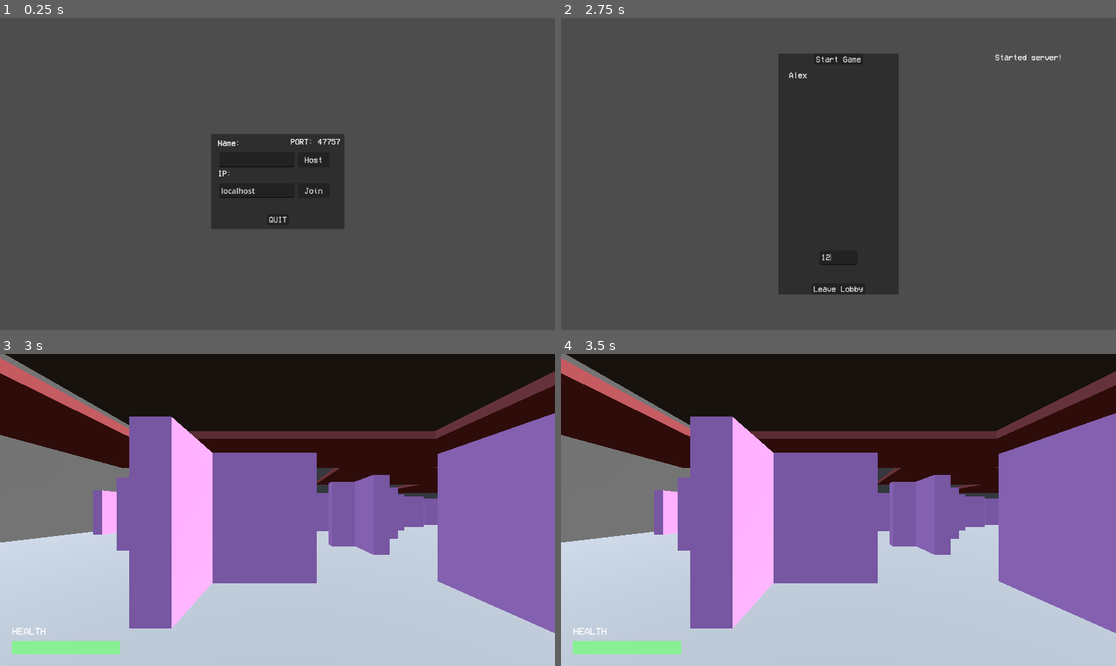
Above: before the commit, frames 1-4 (two rows, left to right).
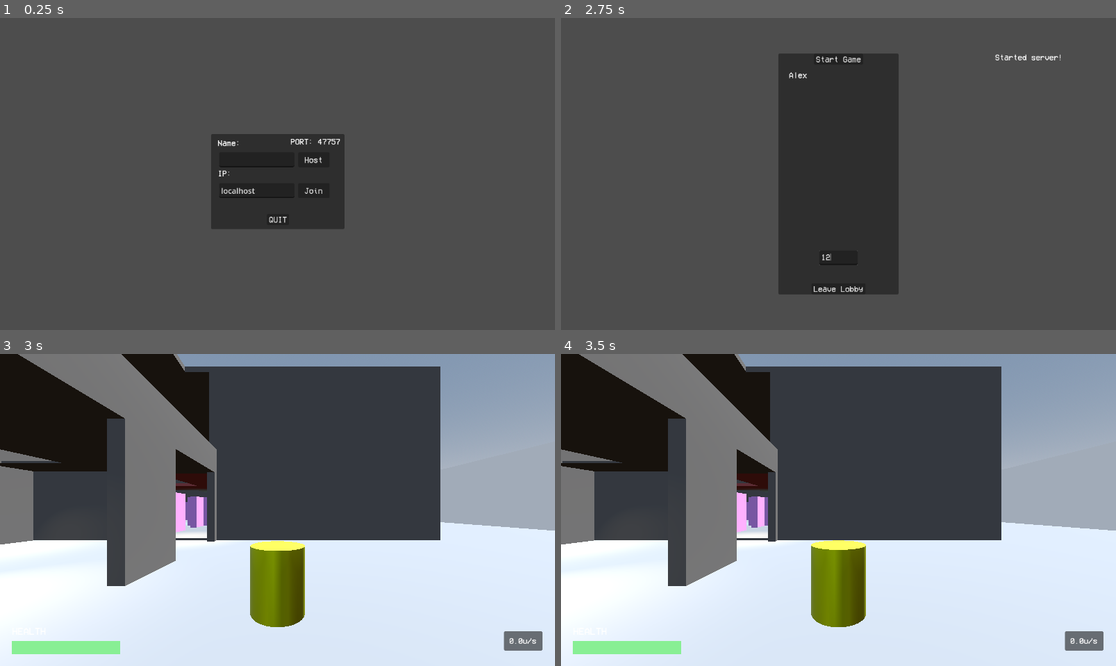
Above: after the commit, the same moments.

Repository: ts-scik/goop-gun
Game: Godot game, scene res://Prefabs/main_scene.tscn
Same seed, same stepped clock (60 frames per second), same inputs: the game is played once before the commit and once after it. The engine's default icon, where the game draws it, is replaced by a stand-in: a white triangle on a blue panel in a dark square.
Inputs (mouse positions are in pixels of both pictures, inside the frame that each line leads up to):
- Up to frame 1 (0.25 s): no input
- Up to frame 2 (2.75 s): click (816, 158) at 0.52 s; type "Alex" at 0.6 s; click "Host" at 1.25 s; click (838, 258) at 2.02 s; type "12" at 2.1 s
- Up to frame 3 (3 s): click "Start Game" at 2.75 s
- Up to frame 4 (3.5 s): no input

Frames 1-2 are identical in both runs. In frame 3, 92% of the frame differs, in the area x 0-100%, y 0-100%; in frame 4, 92%.

Commit message:
sorta got quake3 movement working

Diff:
--- a/Prefabs/Level/physics_barrel.tscn
+++ b/Prefabs/Level/physics_barrel.tscn
@@ -1,6 +1,4 @@
-[gd_scene load_steps=6 format=3 uid="uid://b1w8lysvtvysk"]
-
-[ext_resource type="Script" uid="uid://nby83qybea01" path="res://Scripts/synchronizer_filter.gd" id="1_iy7vm"]
+[gd_scene load_steps=5 format=3 uid="uid://b1w8lysvtvysk"]
 
 [sub_resource type="CylinderShape3D" id="CylinderShape3D_71uq3"]
 custom_solver_bias = 0.4
@@ -36,4 +34,3 @@
 
 [node name="MultiplayerSynchronizer" type="MultiplayerSynchronizer" parent="."]
 replication_config = SubResource("SceneReplicationConfig_1u2he")
-script = ExtResource("1_iy7vm")
--- a/Prefabs/player.tscn
+++ b/Prefabs/Player/player.tscn
@@ -1,9 +1,8 @@
-[gd_scene load_steps=29 format=3 uid="uid://dpkim8cla8dii"]
+[gd_scene load_steps=28 format=3 uid="uid://dpkim8cla8dii"]
 
 [ext_resource type="Script" uid="uid://bxc5wvblob2y7" path="res://Scripts/Player/player.gd" id="1_onrkg"]
 [ext_resource type="AudioStream" uid="uid://d08nk0hl5wac7" path="res://Sounds/footsteps/boots/0.ogg" id="2_08u7w"]
 [ext_resource type="Script" uid="uid://tp34olvhc8jf" path="res://Scripts/Player/camera_controller.gd" id="2_i3pqv"]
-[ext_resource type="Script" uid="uid://nby83qybea01" path="res://Scripts/synchronizer_filter.gd" id="2_kgmex"]
 [ext_resource type="Script" uid="uid://clf1pp0ppnwps" path="res://Scripts/Player/gun_controller.gd" id="3_hck1p"]
 [ext_resource type="PackedScene" uid="uid://bhs0dqr47vg8p" path="res://Models/kenney_blaster-kit_2.1/blaster-b.glb" id="4_2nftw"]
 [ext_resource type="Script" uid="uid://b8b2ltlkdgkp2" path="res://Scripts/Player/gun_raycast.gd" id="4_knrd4"]
@@ -205,7 +204,6 @@
 
 [node name="PlayerSynchronizer" type="MultiplayerSynchronizer" parent="."]
 replication_config = SubResource("SceneReplicationConfig_hck1p")
-script = ExtResource("2_kgmex")
 
 [node name="FootstepSound" type="AudioStreamPlayer3D" parent="."]
 stream = ExtResource("2_08u7w")
@@ -227,7 +225,6 @@
 
 [node name="CameraControllerSynchronizer" type="MultiplayerSynchronizer" parent="CameraController"]
 replication_config = SubResource("SceneReplicationConfig_juxdh")
-script = ExtResource("2_kgmex")
 
 [node name="PlayerCamera" type="Camera3D" parent="CameraController"]
 cull_mask = 1048573
--- a/Prefabs/UI/player_hud.tscn
+++ b/Prefabs/UI/player_hud.tscn
@@ -1,7 +1,8 @@
-[gd_scene load_steps=5 format=3 uid="uid://cpco4jqlt1swy"]
+[gd_scene load_steps=6 format=3 uid="uid://cpco4jqlt1swy"]
 
 [ext_resource type="Script" uid="uid://d2gqj6xsm33uy" path="res://Scripts/UI/player_hud.gd" id="1_g0xie"]
 [ext_resource type="Theme" uid="uid://dbc26jnuib7yq" path="res://Themes/main_theme.tres" id="2_5kp3n"]
+[ext_resource type="Script" uid="uid://bickx2gxmdo8m" path="res://Prefabs/UI/spedometer.gd" id="3_c3hdc"]
 
 [sub_resource type="StyleBoxFlat" id="StyleBoxFlat_08u7w"]
 bg_color = Color(0.937255, 0.545098, 0.580392, 1)
@@ -90,3 +91,23 @@
 item_1/text = "score1"
 item_2/text = "name2"
 item_3/text = "score2"
+
+[node name="SpeedContainer" type="PanelContainer" parent="."]
+anchors_preset = 3
+anchor_left = 1.0
+anchor_top = 1.0
+anchor_right = 1.0
+anchor_bottom = 1.0
+offset_left = -106.0
+offset_top = -72.0
+offset_right = -26.0
+offset_bottom = -32.0
+grow_horizontal = 0
+grow_vertical = 0
+
+[node name="Speed" type="Label" parent="SpeedContainer"]
+layout_mode = 2
+theme = ExtResource("2_5kp3n")
+text = "10"
+horizontal_alignment = 1
+script = ExtResource("3_c3hdc")
--- /dev/null
+++ b/Prefabs/UI/spedometer.gd
@@ -0,0 +1,8 @@
+extends Label
+
+var player : PlayerController = null
+
+func _physics_process(_delta: float) -> void:
+	if player != null:
+		var xz_vel = Vector3(player.velocity.x, 0, player.velocity.z)
+		self.text = str(snapped(xz_vel.length(),0.1)) + "u/s"
--- a/Prefabs/world.tscn
+++ b/Prefabs/world.tscn
@@ -1,9 +1,9 @@
 [gd_scene load_steps=12 format=3 uid="uid://dtfa0wus6t07h"]
 
 [ext_resource type="Script" uid="uid://by5yaq3ckogg2" path="res://Scripts/world.gd" id="1_pceh6"]
-[ext_resource type="Script" uid="uid://bak3opdcjiw8f" path="res://Prefabs/rooms_generator.gd" id="4_uuk3g"]
+[ext_resource type="Script" uid="uid://bak3opdcjiw8f" path="res://Scripts/rooms_generator.gd" id="4_uuk3g"]
 [ext_resource type="PackedScene" uid="uid://b1w8lysvtvysk" path="res://Prefabs/Level/physics_barrel.tscn" id="6_pceh6"]
-[ext_resource type="PackedScene" uid="uid://dpkim8cla8dii" path="res://Prefabs/player.tscn" id="6_rqu7v"]
+[ext_resource type="PackedScene" uid="uid://dpkim8cla8dii" path="res://Prefabs/Player/player.tscn" id="6_rqu7v"]
 
 [sub_resource type="ProceduralSkyMaterial" id="ProceduralSkyMaterial_p054e"]
 sky_horizon_color = Color(0.66224277, 0.6717428, 0.6867428, 1)
@@ -52,7 +52,7 @@
 _spawnable_scenes = PackedStringArray("uid://b1w8lysvtvysk")
 spawn_path = NodePath("..")
 
-[node name="Rooms" type="Node3D" parent="."]
+[node name="RoomsGenerator" type="Node3D" parent="."]
 script = ExtResource("4_uuk3g")
 
 [node name="MeshInstance3D" type="MeshInstance3D" parent="."]
--- a/Scripts/Globals/network_manager.gd
+++ b/Scripts/Globals/network_manager.gd
@@ -239,7 +239,6 @@
 	# Signal to players that we're getting set-up
 	_server_start_setup.rpc(false)
 	# Generate the world (server)
-	#GameManager.world_data = _generate_world_data() # create our world_data, and store it
 	GameManager.world_data = await world.generate_world_data()
 	await _generate_world() # actually generate the world
 	players_loaded.append(multiplayer.get_unique_id()) # mark that we've finished loading
--- a/Scripts/Player/gun_raycast.gd
+++ b/Scripts/Player/gun_raycast.gd
@@ -1,7 +1,7 @@
 class_name GunRaycast
 extends RayCast3D
 
-const BULLET_DECAL = preload("res://Prefabs/bullet_decal.tscn")
+const BULLET_DECAL = preload("res://Prefabs/Player/bullet_decal.tscn")
 
 
 ## Shoots the raycast
--- a/Scripts/Player/player.gd
+++ b/Scripts/Player/player.gd
@@ -37,71 +37,55 @@
 
 	HUD.show()
 	HUD.update_health(health)
+	HUD.get_node("SpeedContainer/Speed").player = self
 
 
 ## Handle non-physics inputs (pausing, scoreboard)
-func _process(_delta: float) -> void:
+func _input(event) -> void:
+	# If we're using Network -- early return if not authority
 	if NetworkManager.peer != null:
 		if NetworkManager.peer.get_connection_status() == 0 : return
 		if not is_multiplayer_authority(): return
 
 	# Pause menu
-	if Input.is_action_just_pressed("pause"):
+	if event.is_action_pressed("pause"):
 		_on_menu_key()
 	# Scoreboard
-	# TODO: adjust this so the scoreboard can be updating all the time
-	if Input.is_action_just_pressed("scoreboard"):
+	elif event.is_action_pressed("scoreboard"):
 		HUD.update_scores()
 		HUD.scoreboard.show()
-	elif Input.is_action_just_released("scoreboard"):
+	elif event.is_action_released("scoreboard"):
 		HUD.scoreboard.hide()
 	# Die
-	if Input.is_action_just_pressed("kill"):
+	elif event.is_action_pressed("kill"):
 		die.rpc()
 
 
 ## Handle player movement
 func _physics_process(delta: float) -> void:
-	# TODO: adjust this so players don't have *total* authority
+	# TODO: adjust this so players don't have *total* authority ??
 	if NetworkManager.peer != null:
 		if NetworkManager.peer.get_connection_status() == 0 : return
 		if not is_multiplayer_authority(): return
 
-	# Apply gravity if we're airborne
-	if not is_on_floor():
-		velocity.y -= GRAVITY * delta
-
-	# Jump if we're on the floor
-	# TODO: buffer jump inputs
-	if Input.is_action_just_pressed("jump") and is_on_floor():
-		velocity.y += JUMP_VELOCITY
-
-	# TODO DEBUG
-	if(1==1):
-		var flyspeed = 1000
-		velocity.y = 0
-		if Input.is_action_pressed("jump"):
-			velocity.y = delta*flyspeed
-		elif Input.is_action_pressed("crouch"):
-			velocity.y = -delta*flyspeed
-
-
 	# Handle movement inputs
-	# TODO: update so we're not directly modifying velocity, add inertia, etc
+	var fly_debug = false # TODO DEBUG
+	if fly_debug: # TODO DEBUG
+		fly_movement(delta)
+	elif is_on_floor():
+		# walking on ground
+		PM_WalkMove(delta)
+	else:
+		# airborne
+		PM_AirMove(delta)
+
 	# TODO: keep track of movement to initiate a headbob animation
 	# TODO: add footstep sounds
-	var input_dir = Input.get_vector("left", "right", "forward", "back")
-	var direction = (transform.basis * Vector3(input_dir.x, 0, input_dir.y).normalized())
+	var direction = get_direction()
 	if direction:
-		velocity.x = direction.x * SPEED
-		velocity.z = direction.z * SPEED
 		if(footstep_timer<=0 and is_on_floor()):
 			footstep_timer = footstep_time_length
 			play_footstep_sound.rpc()
-	else:
-		velocity.x = move_toward(velocity.x, 0, SPEED)
-		velocity.z = move_toward(velocity.z, 0, SPEED)
-
 	if(footstep_timer > 0):
 		footstep_timer -= delta
 
@@ -114,7 +98,161 @@
 	move_and_slide()
 
 
+## Returns player's current wishdir normalized
+func get_direction() -> Vector3:
+	var input_dir = Input.get_vector("left", "right", "forward", "back")
+	var direction = (transform.basis * Vector3(input_dir.x, 0, input_dir.y).normalized())
+	return direction
+
+
+func get_wishvel() -> Vector3:
+	var fmove := Input.get_axis("back","forward")
+	var smove := Input.get_axis("left","right")
+	var wishvel : Vector3 = Vector3.ZERO
+	var forward = -transform.basis.z
+	var right = transform.basis.x
+	wishvel.x = (forward.x * fmove) + (right.x * smove)
+	wishvel.z = (forward.z * fmove) + (right.z * smove)
+	wishvel.y = (forward.y * fmove) + (right.y * smove)
+	return wishvel
+
+
+## Applies friction to velocity
+func PM_Friction(delta : float) -> void:
+	var PM_FRICTION : float = 4.0 # Friction factor when on ground -- TODO : make const
+	var PM_STOPSPEED : float = 10.0 # Friction gets multiplied by PM_STOPSPEED when we're moving slower than PM_STOPSPEED -- TODO : why??, make const
+
+	var vec : Vector3 = velocity
+	if is_on_floor(): #pml.walking
+		vec.y = 0 # ignore slope movement
+
+	var speed : float = vec.length()
+	if speed < 1: # if we're moving super-slow, just stop moving and early return
+		velocity.x = 0
+		velocity.z = 0
+		return
+
+	var drop : float = 0
+
+	# apply ground friction
+	if is_on_floor(): #??? pml.walking
+		var control : float
+		if(speed < PM_STOPSPEED):
+			control = PM_STOPSPEED
+		else:
+			control = speed
+		drop += control * PM_FRICTION * delta
+
+	# scale the velocity
+	var newspeed : float = speed - drop
+	if (newspeed < 0):
+		newspeed = 0
+	newspeed /= speed
+
+	velocity.x = velocity.x * newspeed
+	velocity.z = velocity.z * newspeed
+	velocity.y = velocity.y * newspeed # # ?????
+
+
+## Quake-style movement acceleration
+func PM_Accelerate(wishdir : Vector3, wishspeed : float, accel : float, frame_time : float) -> void:
+	var addspeed : float
+	var accelspeed : float
+	var currentspeed : float
+
+	currentspeed = velocity.dot(wishdir)
+	addspeed = wishspeed - currentspeed
+	if (addspeed <= 0):
+		return
+	accelspeed = accel * frame_time * wishspeed
+	if (accelspeed > addspeed):
+		accelspeed = addspeed
+
+	velocity.x += accelspeed * wishdir.x
+	velocity.z += accelspeed * wishdir.z
+	velocity.y += accelspeed * wishdir.y # ?????
+
+
+## Returns the scale factor to apply to cmd movements
+## "This allows clients to use axial -127 to 127 values for all directions without getting a sqrt(2) distortion in speed."
+func PM_CmdScale() -> float:
+	var scale_factor : float = 1.0 # ??? why 127 in quake? TODO
+	var speed : int = 6 # player's speed? TODO: move this elswehere
+
+	var forwardmove : float = Input.get_axis("back","forward")
+	var rightmove : float = Input.get_axis("left","right")
+
+	var maxim : float = abs( forwardmove )
+	if( abs( rightmove ) > maxim):
+		maxim = abs ( rightmove )
+	if ( !maxim ):
+		return 0
+
+	# TODO: something is going wrong here
+	#var total : float = sqrt( (forwardmove * forwardmove)+ (rightmove * rightmove) )
+	#var mv_scale : float = speed * maxim / (scale_factor * total)
+
+	var mv_scale : float = speed * maxim / scale_factor
+	return mv_scale
+
+
+## Jumping
+# not doing this at all how quake does it
+func PM_CheckJump() -> bool:
+	# TODO : buffer jump input
+	if Input.is_action_just_pressed("jump") and is_on_floor():
+	#if Input.is_action_pressed("jump"):
+		velocity.y += JUMP_VELOCITY
+		#velocity.y = JUMP_VELOCITY # TODO - quake does this instead... which is better?
+		return true
+
+	return false
+
+
+## Grounded movement
+const PM_ACCELERATE : float = 10.0
+const PM_AIRACCELERATE : float = 1.0
+func PM_WalkMove(delta) -> void:
+	if PM_CheckJump():
+		#PM_AirMove(delta)
+		return
+
+	PM_Friction(delta)
+	var mv_scale : float = PM_CmdScale()
+	var wishvel : Vector3 = get_wishvel()
+	var wishdir : Vector3 = wishvel.normalized() # ??? should normalize ???
+	var wishspeed := wishdir.length() # ???
+	wishspeed *= mv_scale
+
+	# TODO : clamp wishspeed if crouching
+
+	var accelerate : float
+	if !is_on_floor(): # this is really for knockback, slippery surfaces, etc
+		accelerate = PM_AIRACCELERATE
+	else:
+		accelerate = PM_ACCELERATE
+	PM_Accelerate(wishdir, wishspeed, accelerate, delta)
+
+
+## Airborne movement
+func PM_AirMove(delta) -> void:
+	PM_Friction(delta)
+	var mv_scale : float = PM_CmdScale()
+	var wishvel : Vector3 = get_wishvel()
+	wishvel.y = 0
+	var wishdir : Vector3 = wishvel.normalized() # ??? should normalize ???
+	var wishspeed := wishdir.length() # ???
+	wishspeed *= mv_scale
+
+	# not on ground, so little effect on velocity
+	PM_Accelerate(wishdir, wishspeed, PM_AIRACCELERATE, delta)
+
+	# gravity?? -- quake doesn't do this here TODO
+	if not is_on_floor(): velocity.y -= GRAVITY * delta
+
+
 ## Randomly selects and then plays a footstep sound
+# TODO -- this is really bad -- we're loading the file in every time
 @rpc("authority","call_local","unreliable") # It's okay if a footstep sound is dropped
 func play_footstep_sound() -> void:
 	if($FootstepSound.playing): return
@@ -142,8 +280,10 @@
 	reset_physics_interpolation()
 	if(is_multiplayer_authority()):
 		health = 3
+		# TODO: this whole chunk should be moved into a spawn function
 		if(!has_node("/root/MainScene/World")):
 			position = Vector3.ZERO
+			print("zeroed")
 		else:
 			var spawns : Array = get_node("/root/MainScene/World").player_spawn_positions
 			var selection = randi_range(0, spawns.size()-1)
@@ -156,6 +296,15 @@
 		NetworkManager.players_dict[int(shooter)]["score"]+=1
 	HUD.update_scores()
 
+
+## Handles fly movement
+func fly_movement(delta) -> void:
+	var flyspeed = 1000
+	velocity.y = 0
+	if Input.is_action_pressed("jump"):
+		velocity.y = delta*flyspeed
+	elif Input.is_action_pressed("crouch"):
+		velocity.y = -delta*flyspeed
 
 
 ## Handle showing/hiding the menu
--- a/Prefabs/rooms_generator.gd
+++ b/Scripts/rooms_generator.gd
@@ -1,3 +1,4 @@
+class_name RoomsGenerator
 extends Node3D
 
 var rooms : Array
@@ -62,7 +63,6 @@
 		world_grid[cell_pos_as_string] = true
 
 		# Mark each edge of the cell + get its exits
-		# TODO: this doesn't work for the y-axis
 		for edge_idx in cell_edges.size():
 			var offset := Vector3i(0,0,1)
 			# Determine the edge's position relative to cell origin
@@ -173,7 +173,6 @@
 	# Step 1 - check if the cell would even fit
 	if is_occupied(cell_pos_grid): return false # Early return if the cell is occupied
 	# Step 2 - check if the edges would be Ugly
-	# TODO: this doesn't work for the y-axis
 	for edge_idx in cell_edges.size():
 		# Start by determining where the edge even is
 		var offset := Vector3i(0,0,1)
--- a/Scripts/world.gd
+++ b/Scripts/world.gd
@@ -5,31 +5,23 @@
 @export var player_spawner : MultiplayerSpawner # player MultiplayerSpawner node
 @export var barrel_spawner : MultiplayerSpawner
 
-var rooms_generator
+var rooms_generator : RoomsGenerator
 
 ## Store all the spawn positions
 func _ready()-> void:
 	player_spawner.spawn_function = _ms_player
 	barrel_spawner.spawn_function = _ms_barrel
-	rooms_generator = self.get_node("Rooms")
-
-
-"""
-func _process(_delta: float) -> void:
-	# Pause menu
-	if Input.is_action_just_pressed("pause"):
-		world_grid = {}
-		for i in $Rooms.get_children():
-			i.queue_free()
-		var my_data = generate_world_data()
-		load_world(my_data)
-"""
+	rooms_generator = self.get_node("RoomsGenerator")
 
 
 ## Function for spawning in a player with given pid
 func spawn_player(authority_pid : int) -> void:
 	var player : PlayerController = player_spawner.spawn(authority_pid)
-	var chosen_spawn : Marker3D = rooms_generator.player_spawn_positions[randi_range(0,rooms_generator.player_spawn_positions.size()-1)]
+	var player_spawn_positions = rooms_generator.player_spawn_positions
+	if player_spawn_positions.is_empty():
+		player.position = Vector3.ZERO
+		return
+	var chosen_spawn : Marker3D = player_spawn_positions[randi_range(0,player_spawn_positions.size()-1)]
 	player.position = chosen_spawn.global_position
 	player.rotation.y = chosen_spawn.global_rotation.y
 
@@ -37,7 +29,11 @@
 ## Function for spawning in relevant entities
 func spawn_entities() -> void:
 	var barrel : RigidBody3D = barrel_spawner.spawn(1)
-	barrel.global_position = rooms_generator.barrel_spawn_positions[randi_range(0,rooms_generator.barrel_spawn_positions.size()-1)].global_position
+	var barrel_spawn_positions = rooms_generator.barrel_spawn_positions
+	if barrel_spawn_positions.is_empty():
+		barrel.global_position = Vector3.ZERO + (Vector3.FORWARD * 3)
+		return
+	barrel.global_position = barrel_spawn_positions[randi_range(0,barrel_spawn_positions.size()-1)].global_position
 
 
 ## Custom spawn function override for PlayerSpawner
@@ -53,9 +49,13 @@
 	return barrel
 
 
-func generate_world_data():
-	return rooms_generator.generate_world_data()
+##
+func generate_world_data() -> Array:
+	return []
+	#return rooms_generator.generate_world_data()
 
 
 func load_world(world_data : Array):
-	rooms_generator.load_world(world_data)
+	#rooms_generator.load_world(world_data)
+	var geometry = load ("res://Prefabs/Level/geometry.tscn").instantiate()
+	add_child(geometry)
--- a/project.godot
+++ b/project.godot
@@ -28,6 +28,12 @@
 [dotnet]
 
 project/assembly_name="receiver-proto"
+
+[file_customization]
+
+folder_colors={
+"res://Prefabs/Level/Rooms/": "green"
+}
 
 [input]
 
Renamed: Prefabs/bullet_decal.tscn -> Prefabs/Player/bullet_decal.tscn
Not shown, added: Prefabs/UI/spedometer.gd.uid
Renamed: Scripts/synchronizer_filter.gd -> Scripts/Unused/synchronizer_filter.gd
Renamed: Scripts/synchronizer_filter.gd.uid -> Scripts/Unused/synchronizer_filter.gd.uid
Renamed: Prefabs/rooms_generator.gd.uid -> Scripts/rooms_generator.gd.uid
